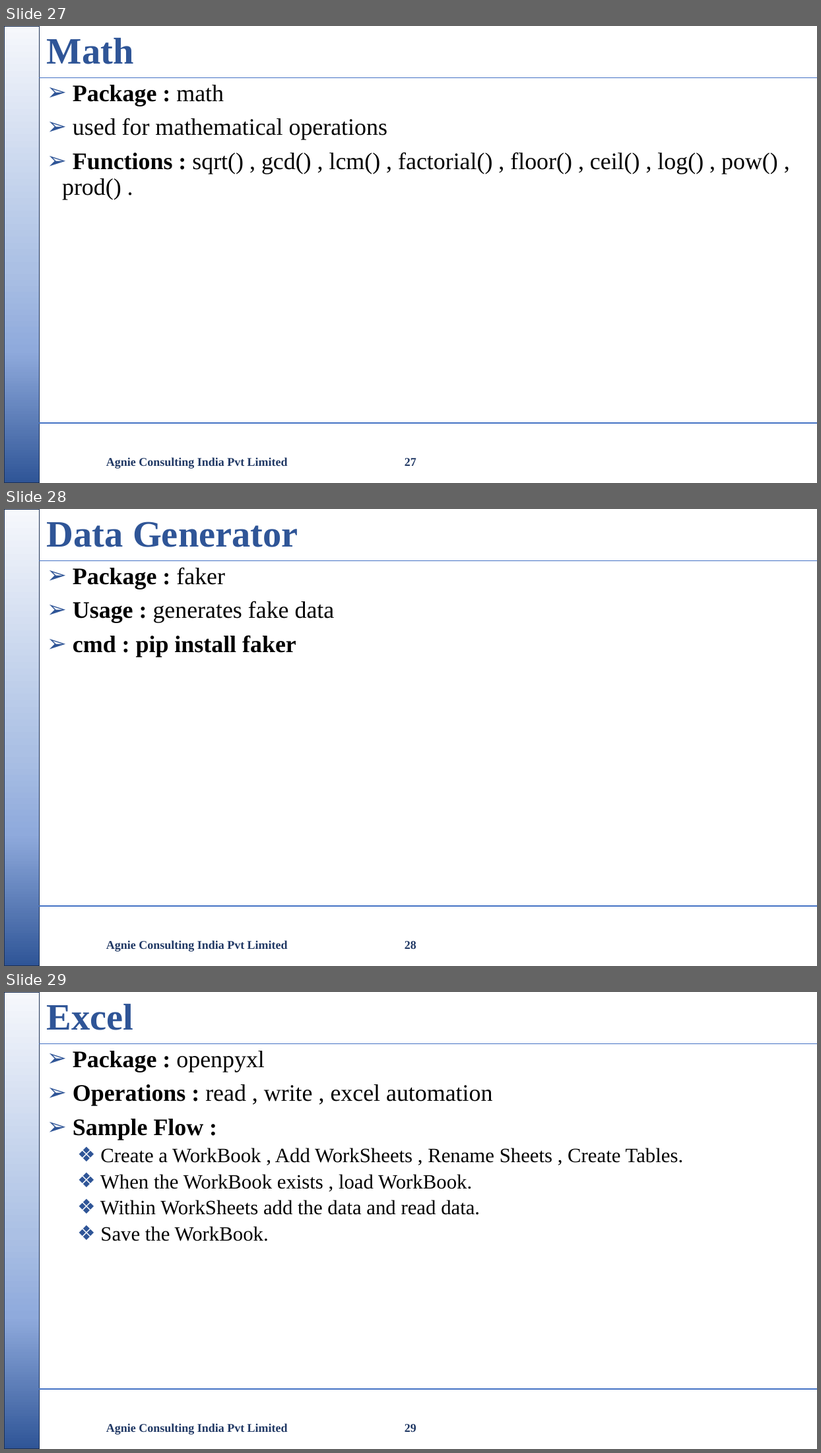
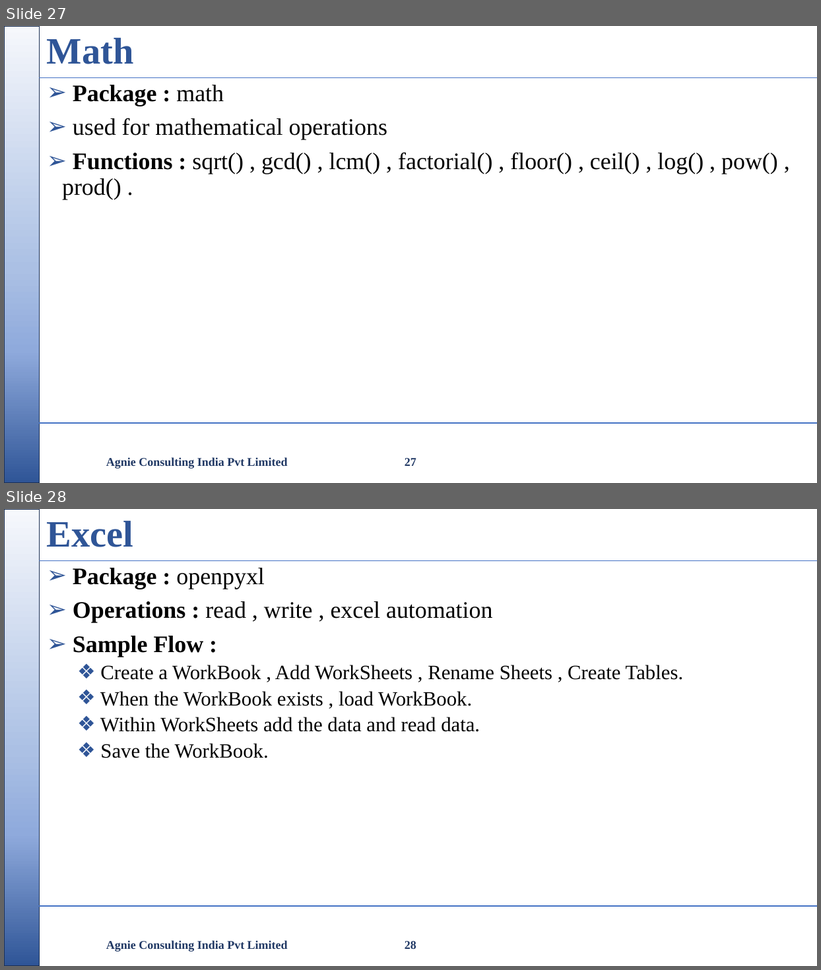
Before and after one commit to nikishdaniel1-del/Python-Cls, a slide deck: python class/Python Class.pptx. Shown one above the other, each under a label of ours: slides 27, 28 and 29 before the commit, slides 27 and 28 after it. The pictures are 821x1453 and 821x970 pixels, drawn with LibreOffice and Linux fonts; fonts in the diff are those of the drawing; background and template pictures are left out. Boxes give left, top, right and bottom in pixels: in the first picture for what was removed or moved away, otherwise in the second. Text is boxed around its words. In the diff, an @@ line names an element or a change of style, - is before the commit and + after.

```diff
--- a/python class/Python Class.pptx
+++ b/python class/Python Class.pptx
@@ slide 28 removed at <box>4,509,817,966</box>, background #FFFFFF; not listed: 3 template elements that a slide beside it also shows @@
@@ title removed at <box>47,522,298,547</box> @@
-Data Generator
@@ text removed at <box>73,567,335,657</box> @@
-➢ Package : faker
-➢ Usage : generates fake data
-➢ cmd : pip install faker
@@ text removed at <box>106,941,288,952</box> @@
-Agnie Consulting India Pvt Limited
@@ page number removed at <box>405,941,416,949</box> @@
-28
@@ what was slide 29 is now slide 28 @@
@@ page number at <box>405,941,416,949</box>: text changed @@
-29
+28
```
Also in this commit, not shown: 1 slide changed, 3 other slides removed, 1 other file.
